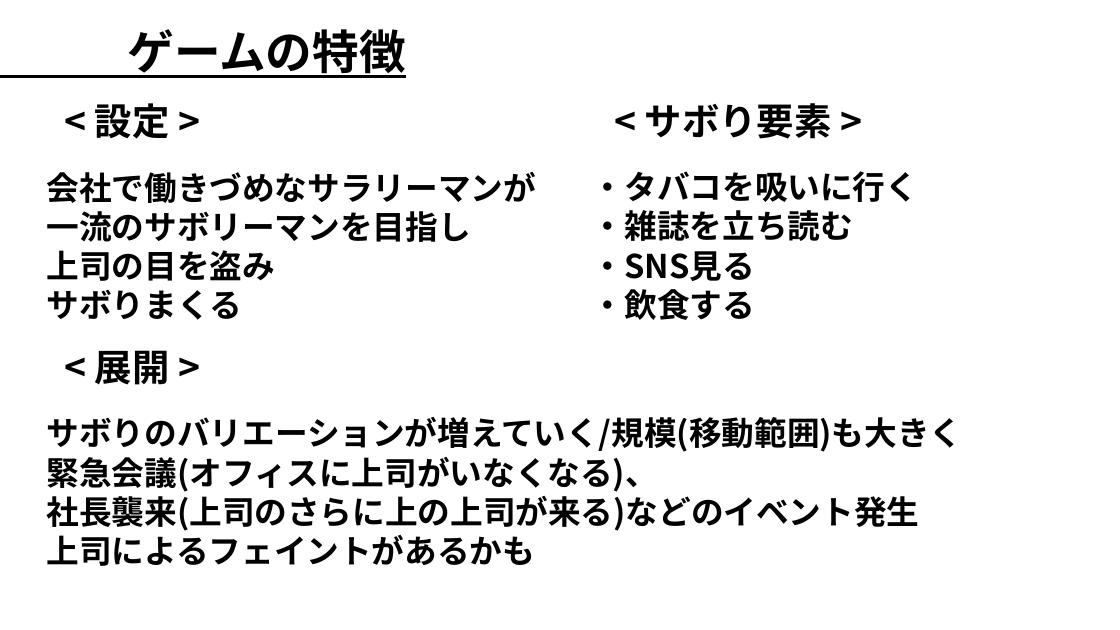
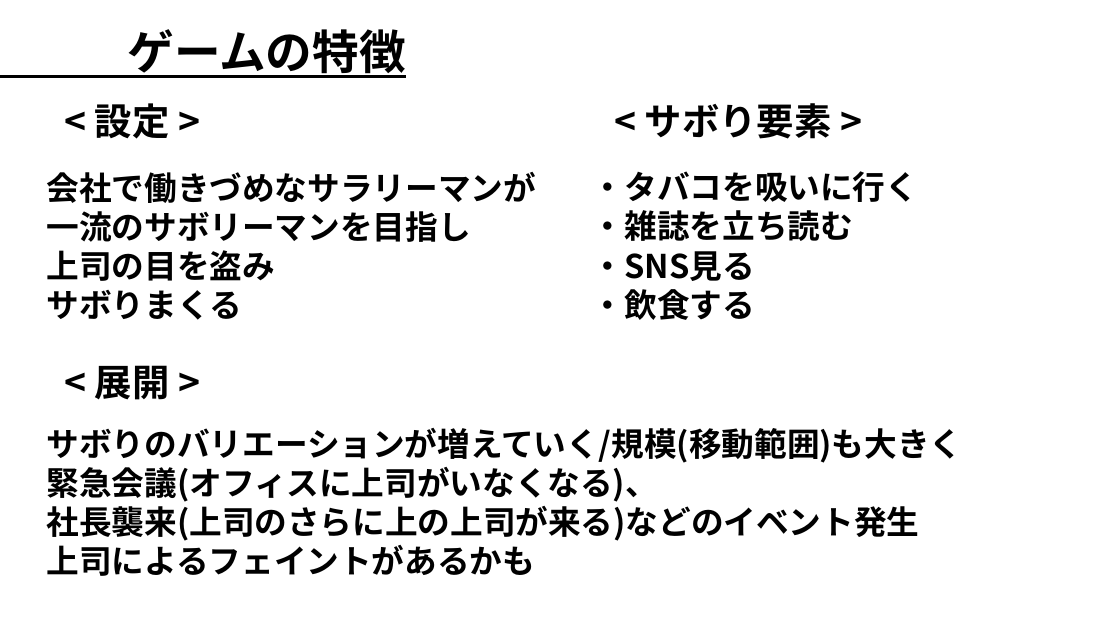
Before and after one commit to NISHIO-ASUMA/GotoTGS, a slide deck: slide 8 of 提出物関係/企画書/GC3_前期チーム制作_企画書.pptx. Drawn at 1120x630 pixels with LibreOffice and Linux fonts; fonts in the diff are those of the drawing; background and template pictures are left out. Boxes give left, top, right and bottom in pixels: in the first picture for what was removed or moved away, otherwise in the second. Text is boxed around its words. In the diff, an @@ line names an element or a change of style, - is before the commit and + after.

```diff
--- a/提出物関係/企画書/GC3_前期チーム制作_企画書.pptx
+++ b/提出物関係/企画書/GC3_前期チーム制作_企画書.pptx
@@ text "< 展開 >": place and size @@
-text "< 展開 >" at <box>95,350,170,385</box>
+text "< 展開 >" at <box>95,365,170,400</box>
@@ text "サボりのバリエーションが増えていく/規模(移動範囲)も大きく": place and size @@
-text "サボりのバリエーションが増えていく/規模(移動範囲)も大きく" at <box>47,417,963,566</box>
+text "サボりのバリエーションが増えていく/規模(移動範囲)も大きく" at <box>47,428,963,576</box>
```
Also in this commit, not shown: 3 other slides changed, 3 other files.
